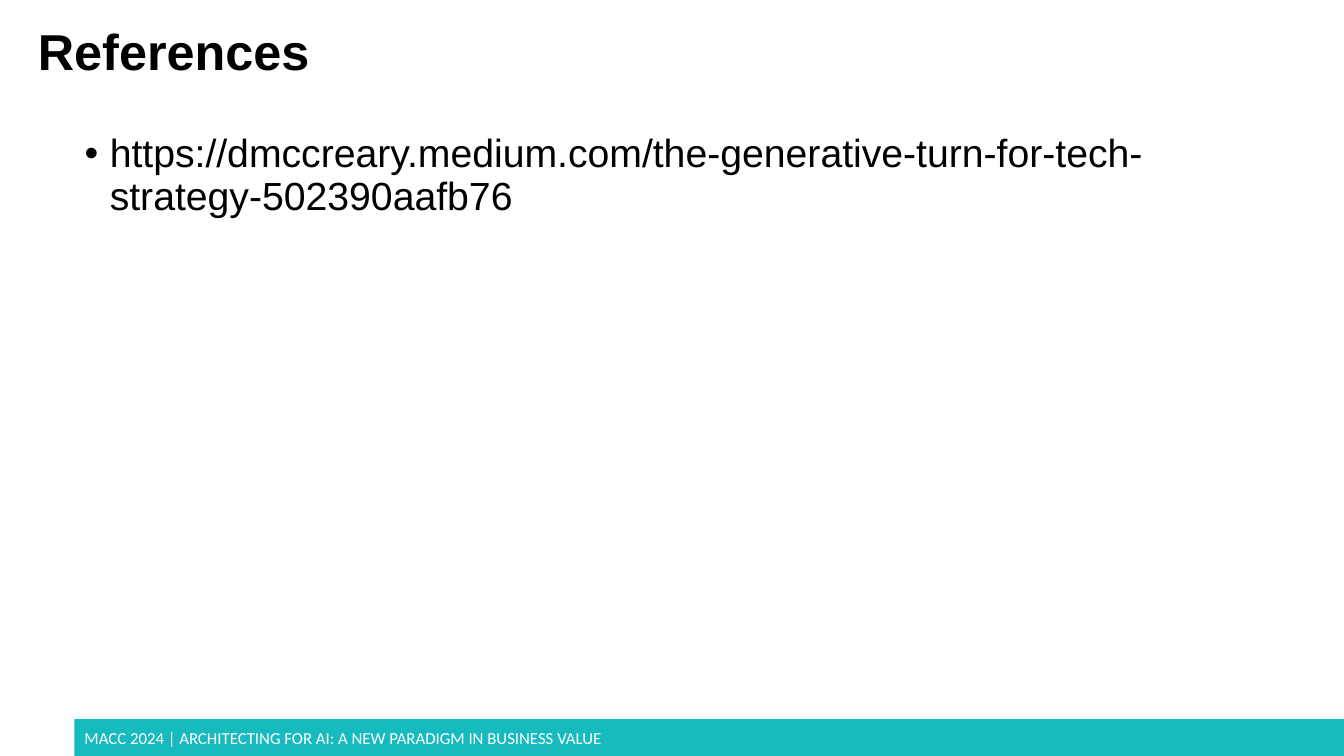
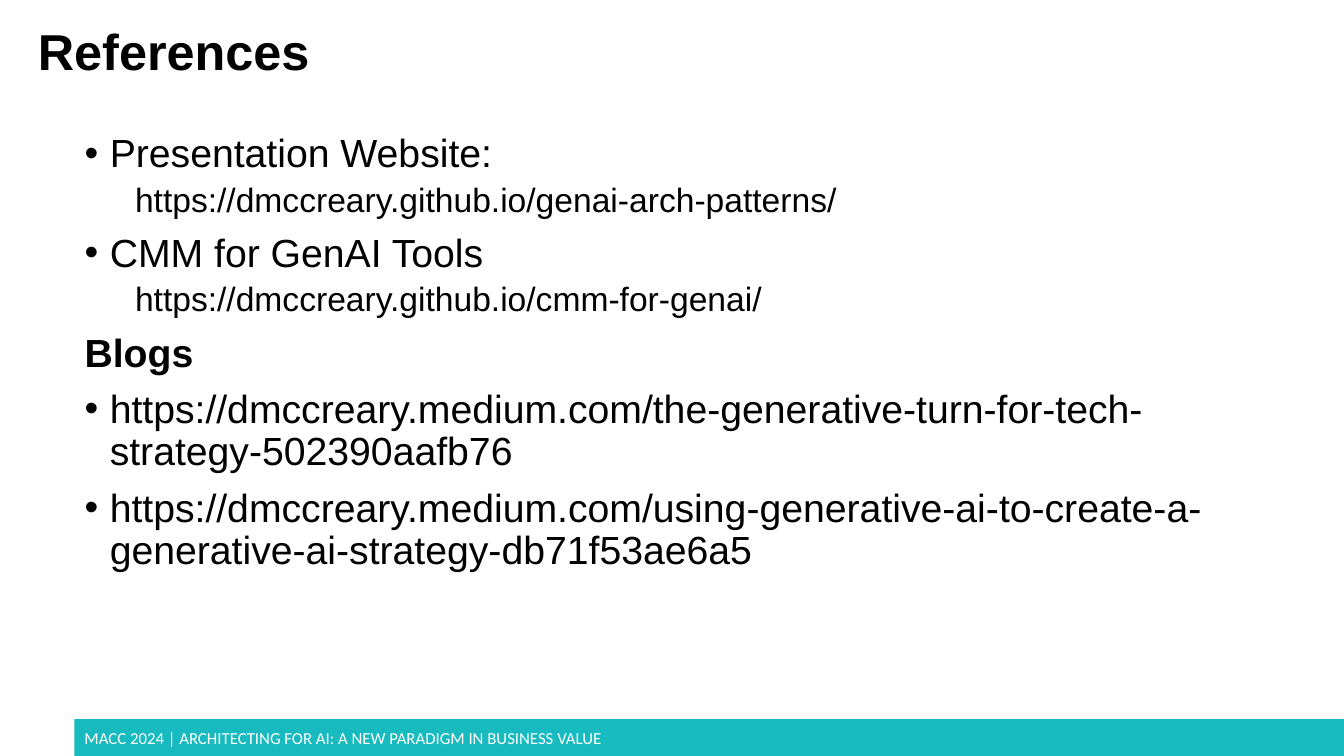
Before and after one commit to dmccreary/genai-arch-patterns, a slide deck: slide 26 of slides/MACC-2024-bv-of-agents.pptx (slide 20 before the commit). Drawn at 1344x756 pixels with LibreOffice and Linux fonts; fonts in the diff are those of the drawing; background and template pictures are left out. Boxes give left, top, right and bottom in pixels: in the first picture for what was removed or moved away, otherwise in the second. Text is boxed around its words. In the diff, an @@ line names an element or a change of style, - is before the commit and + after.

```diff
--- a/slides/MACC-2024-bv-of-agents.pptx
+++ b/slides/MACC-2024-bv-of-agents.pptx
@@ text at bbox=[85, 138, 836, 375]: paragraphs added @@
+• Presentation Website:
+  https://dmccreary.github.io/genai-arch-patterns/
+• CMM for GenAI Tools
+  https://dmccreary.github.io/cmm-for-genai/
+Blogs
@@ text at bbox=[110, 493, 1202, 572]: paragraph added @@
+• https://dmccreary.medium.com/using-generative-ai-to-create-a-generative-ai-strategy-db71f53ae6a5
```
Also in this commit, not shown: 13 other slides changed, 19 slides added, 1 slide removed.
